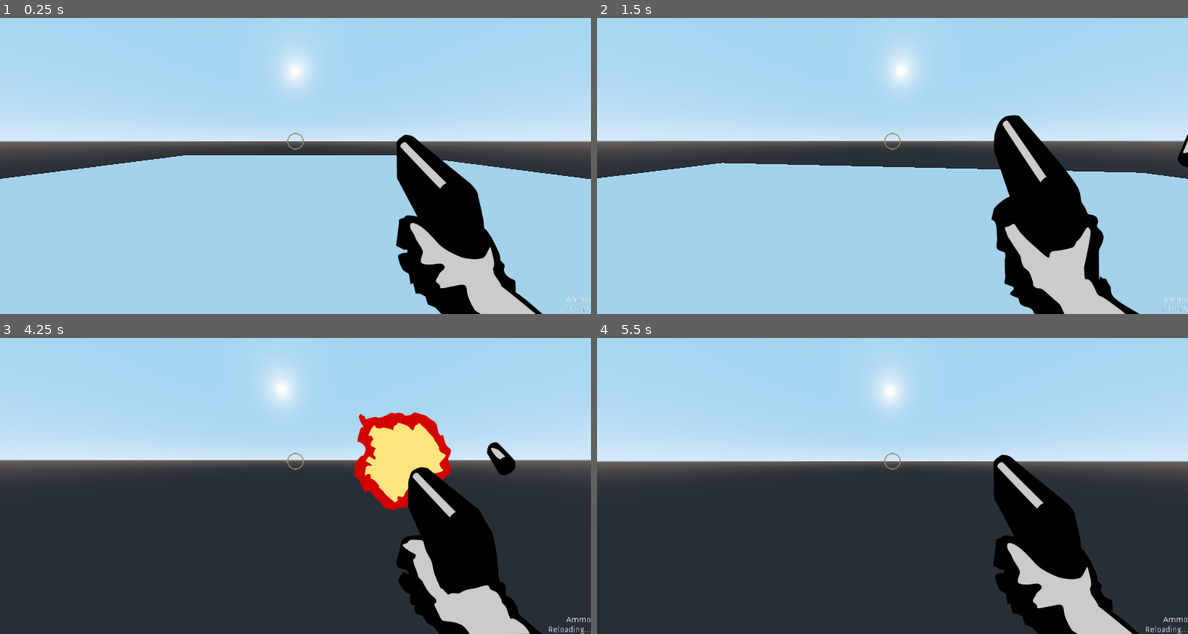
Above: before the commit, frames 1-4 (two rows, left to right).
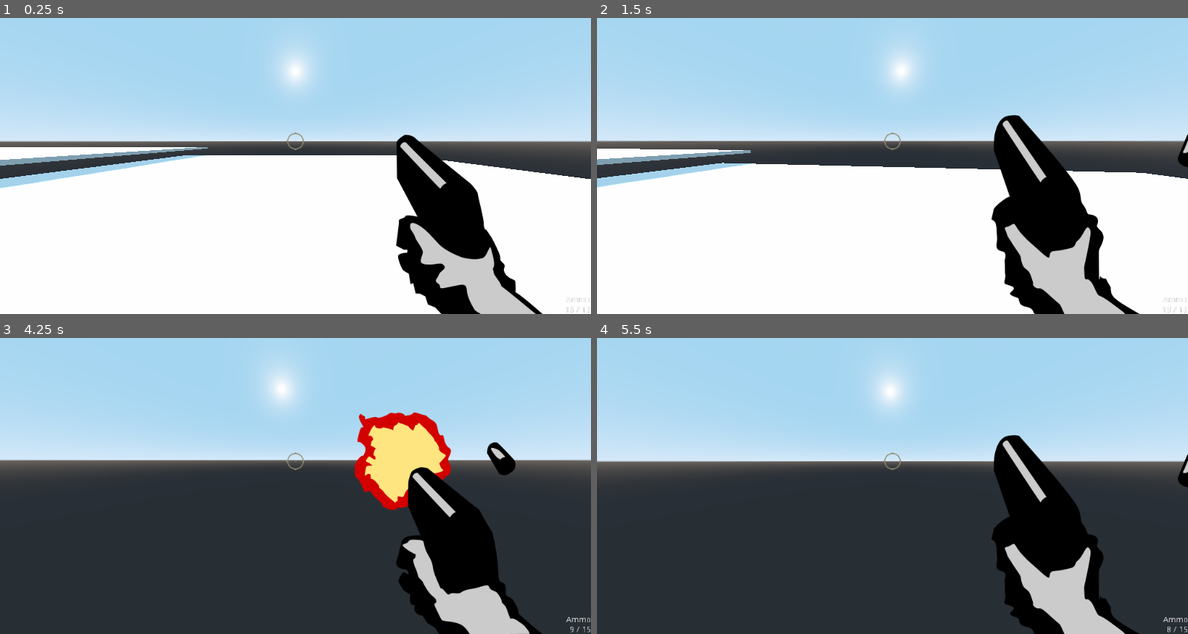
Above: after the commit, the same moments.

Repository: junglerobba/godot-fps-demo
Game: Godot game, scene res://Scenes/World.tscn
Two runs of this game, one before a commit and one after it. Both use one fixed random seed, a clock stepped at 60 frames per second and the inputs below.
Inputs (mouse positions are in pixels of both pictures, inside the frame that each line leads up to):
- Up to frame 1 (0.25 s): no input
- Up to frame 2 (1.5 s): tap Enter at 0.5 s; move the mouse to (922, 139) at 0.52 s; press the mouse at (922, 139) at 0.53 s; hold W (move_forward) from 0.53 s (still down); tap Space (jump) at 0.77 s; move the mouse to (862, 142) at 1.27 s; release the mouse at (862, 142) at 1.28 s; click (862, 142) at 1.35 s
- Up to frame 3 (4.25 s): keep holding W (move_forward); tap Space (jump) at 1.52, 3.02, 3.77 s; move the mouse to (307, 456) at 2.02 s; press the mouse at (307, 456) at 2.03 s; move the mouse to (289, 468) at 2.77 s; release the mouse at (289, 468) at 2.78 s; click (289, 468) at 2.85 s; move the mouse to (336, 465) at 3.52 s; press the mouse at (336, 465) at 3.53 s; tap R (reload) at 4.15 s
- Up to frame 4 (5.5 s): keep holding W (move_forward); move the mouse to (845, 456) at 4.27 s; release the mouse at (845, 456) at 4.28 s; click (845, 456) at 4.35 s; tap Space (jump) at 4.52 s; move the mouse to (898, 462) at 5.02 s; press the mouse at (898, 462) at 5.03 s

The runs differ from the first frame. In frame 1, 44% of the frame differs, in the area x 0-100%, y 43-100%; in frame 2, 42%; in frame 3, less than 0.1%; in frame 4, 3.7%.

Commit message:
Add zombie enemy

Diff:
--- /dev/null
+++ b/Enemies/Zombie.gd
@@ -0,0 +1,52 @@
+extends KinematicBody
+
+const MOVE_SPEED: int = 3
+const GRAVITY: float = 0.98
+
+var speed: int = MOVE_SPEED
+
+onready var raycast: RayCast = $RayCast
+onready var anim_player: AnimationPlayer = $AnimationPlayer
+
+var player: Player = null
+var dead: bool = false
+var health: float = 3.0
+
+func _ready() -> void:
+	walk()
+	add_to_group("Enemies")
+
+func _physics_process(delta: float) -> void:
+	if dead:
+		return
+	if player == null:
+		return
+
+	var vec_to_player = player.translation - translation
+	vec_to_player = vec_to_player.normalized()
+	vec_to_player.y = -GRAVITY
+	raycast.cast_to = vec_to_player * 1.5
+
+	move_and_collide(vec_to_player * speed * delta)
+
+func walk() -> void:
+	speed = MOVE_SPEED
+	anim_player.play("walk")
+
+func hit(damage: float) -> void:
+	speed = 0
+	health -= damage
+	if health > 0:
+		anim_player.play("hit")
+		yield(anim_player, "animation_finished")
+		walk()
+	else:
+		kill()
+
+func kill() -> void:
+	dead = true
+	$CollisionShape.disabled = true
+	anim_player.play("die")
+
+func set_player(player: Player):
+	self.player = player
--- /dev/null
+++ b/Enemies/Zombie.tscn
@@ -0,0 +1,86 @@
+[gd_scene load_steps=8 format=2]
+
+[ext_resource path="res://Assets/enemy_sprites.png" type="Texture" id=1]
+[ext_resource path="res://Enemies/Zombie.gd" type="Script" id=2]
+
+[sub_resource type="CapsuleShape" id=1]
+
+[sub_resource type="Animation" id=2]
+resource_name = "die"
+length = 0.75
+step = 0.15
+tracks/0/type = "value"
+tracks/0/path = NodePath("Sprite3D:frame")
+tracks/0/interp = 1
+tracks/0/loop_wrap = true
+tracks/0/imported = false
+tracks/0/enabled = true
+tracks/0/keys = {
+"times": PoolRealArray( 0, 0.15, 0.3, 0.45, 0.6 ),
+"transitions": PoolRealArray( 1, 1, 1, 1, 1 ),
+"update": 1,
+"values": [ 5, 6, 7, 8, 9 ]
+}
+
+[sub_resource type="Animation" id=5]
+resource_name = "hit"
+length = 0.3
+step = 0.15
+tracks/0/type = "value"
+tracks/0/path = NodePath("Sprite3D:frame")
+tracks/0/interp = 1
+tracks/0/loop_wrap = true
+tracks/0/imported = false
+tracks/0/enabled = true
+tracks/0/keys = {
+"times": PoolRealArray( 0, 0.15, 0.3 ),
+"transitions": PoolRealArray( 1, 1, 1 ),
+"update": 1,
+"values": [ 5, 6, 5 ]
+}
+
+[sub_resource type="Animation" id=3]
+resource_name = "walk"
+length = 0.6
+loop = true
+step = 0.15
+tracks/0/type = "value"
+tracks/0/path = NodePath("Sprite3D:frame")
+tracks/0/interp = 1
+tracks/0/loop_wrap = true
+tracks/0/imported = false
+tracks/0/enabled = true
+tracks/0/keys = {
+"times": PoolRealArray( 0, 0.15, 0.3, 0.45, 0.6 ),
+"transitions": PoolRealArray( 1, 1, 1, 1, 1 ),
+"update": 1,
+"values": [ 0, 1, 2, 3, 0 ]
+}
+
+[sub_resource type="SpatialMaterial" id=4]
+flags_transparent = true
+flags_unshaded = true
+params_billboard_mode = 2
+
+[node name="Zombie" type="KinematicBody" groups=[
+"Enemies",
+]]
+script = ExtResource( 2 )
+
+[node name="CollisionShape" type="CollisionShape" parent="."]
+transform = Transform( 1, 0, 0, 0, -1.62921e-07, -1, 0, 1, -1.62921e-07, 0, 0, 0 )
+shape = SubResource( 1 )
+
+[node name="AnimationPlayer" type="AnimationPlayer" parent="."]
+anims/die = SubResource( 2 )
+anims/hit = SubResource( 5 )
+anims/walk = SubResource( 3 )
+
+[node name="RayCast" type="RayCast" parent="."]
+enabled = true
+
+[node name="Sprite3D" type="Sprite3D" parent="."]
+material_override = SubResource( 4 )
+texture = ExtResource( 1 )
+vframes = 2
+hframes = 5
--- a/Player/Player.gd
+++ b/Player/Player.gd
@@ -1,4 +1,6 @@
 extends KinematicBody
+
+class_name Player
 
 export var speed: int = 10
 export var acceleration: int = 5
@@ -15,6 +17,7 @@
 
 func _ready() -> void:
 	Input.set_mouse_mode(Input.MOUSE_MODE_CAPTURED)
+	get_tree().call_group("Enemies", "set_player", self)
 
 func _input(event: InputEvent) -> void:
 	if Input.get_mouse_mode() != Input.MOUSE_MODE_CAPTURED \
--- a/Player/Weapon.gd
+++ b/Player/Weapon.gd
@@ -11,6 +11,7 @@
 export var fire_rate: float = 0.6
 export var clip_size: int = 15
 export var reload_rate: float = 1.5
+export var damage: float = 1.0
 
 var current_ammo: int
 var can_fire: bool = true
@@ -32,14 +33,18 @@
 			reload()
 
 	if Input.is_action_just_pressed("reload") \
-	&& !reloading:
+	&& !reloading \
+	&& can_fire:
 		reload()
 
 func check_collision() -> void:
 	if raycast.is_colliding():
 		var collider: Object = raycast.get_collider()
 		if collider.is_in_group("Enemies"):
-			collider.queue_free()
+			if collider.has_method("hit"):
+				collider.hit(damage)
+			else:
+				collider.queue_free()
 
 func fire() -> void:
 	animation_player.play("shoot")
--- a/Scenes/World.tscn
+++ b/Scenes/World.tscn
@@ -1,6 +1,7 @@
-[gd_scene load_steps=6 format=2]
+[gd_scene load_steps=7 format=2]
 
 [ext_resource path="res://Player/Player.tscn" type="PackedScene" id=1]
+[ext_resource path="res://Enemies/Zombie.tscn" type="PackedScene" id=2]
 
 [sub_resource type="CubeMesh" id=1]
 
@@ -24,6 +25,16 @@
 [node name="StaticBody" type="StaticBody" parent="Ground"]
 
 [node name="CollisionShape" type="CollisionShape" parent="Ground/StaticBody"]
+shape = SubResource( 2 )
+
+[node name="Ground2" type="MeshInstance" parent="."]
+transform = Transform( 17.7667, 0, 0, 0, 0.140342, 0, 0, 0, 15.5212, -32.192, 1.36192, -0.796016 )
+mesh = SubResource( 1 )
+material/0 = null
+
+[node name="StaticBody" type="StaticBody" parent="Ground2"]
+
+[node name="CollisionShape" type="CollisionShape" parent="Ground2/StaticBody"]
 shape = SubResource( 2 )
 
 [node name="Enemy" type="StaticBody" parent="." groups=[
@@ -66,3 +77,16 @@
 transform = Transform( 1, 0, 0, 0, 1, 0, 0, 0, 1, 10.6455, 2.73161, 0 )
 mesh = SubResource( 4 )
 material/0 = null
+
+[node name="Zombie" parent="." instance=ExtResource( 2 )]
+transform = Transform( 1, 0, 0, 0, 1, 0, 0, 0, 1, -44.0354, 3.16786, 0.36637 )
+
+[node name="Zombie2" parent="." instance=ExtResource( 2 )]
+transform = Transform( 1, 0, 0, 0, 1, 0, 0, 0, 1, -25.5746, 3.16786, 5.24338 )
+
+[node name="Zombie3" parent="." instance=ExtResource( 2 )]
+transform = Transform( 1, 0, 0, 0, 1, 0, 0, 0, 1, -25.5746, 11.5661, -4.66933 )
+
+[node name="DirectionalLight" type="DirectionalLight" parent="."]
+transform = Transform( 0.636542, 0.744681, -0.200659, -0.0050929, 0.26423, 0.964446, 0.771225, -0.612889, 0.171986, -2.97764, 13.261, 3.5542 )
+shadow_enabled = true
--- a/project.godot
+++ b/project.godot
@@ -9,12 +9,18 @@
 config_version=4
 
 _global_script_classes=[ {
+"base": "KinematicBody",
+"class": "Player",
+"language": "GDScript",
+"path": "res://Player/Player.gd"
+}, {
 "base": "Node",
 "class": "Weapon",
 "language": "GDScript",
 "path": "res://Player/Weapon.gd"
 } ]
 _global_script_class_icons={
+"Player": "",
 "Weapon": ""
 }
 
Binary file added: Assets/enemy_sprites.png
Not shown, added: Assets/enemy_sprites.png.import
